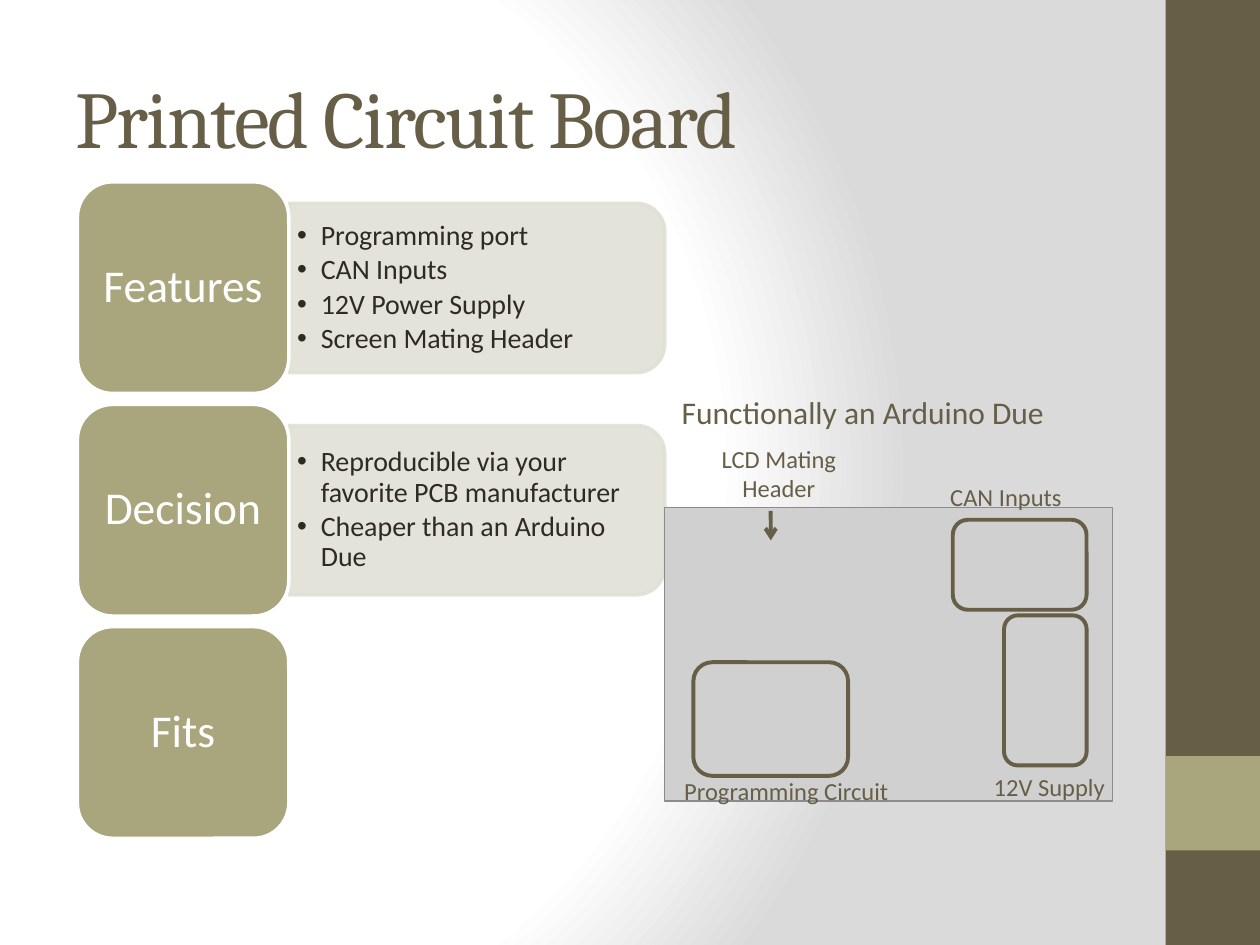
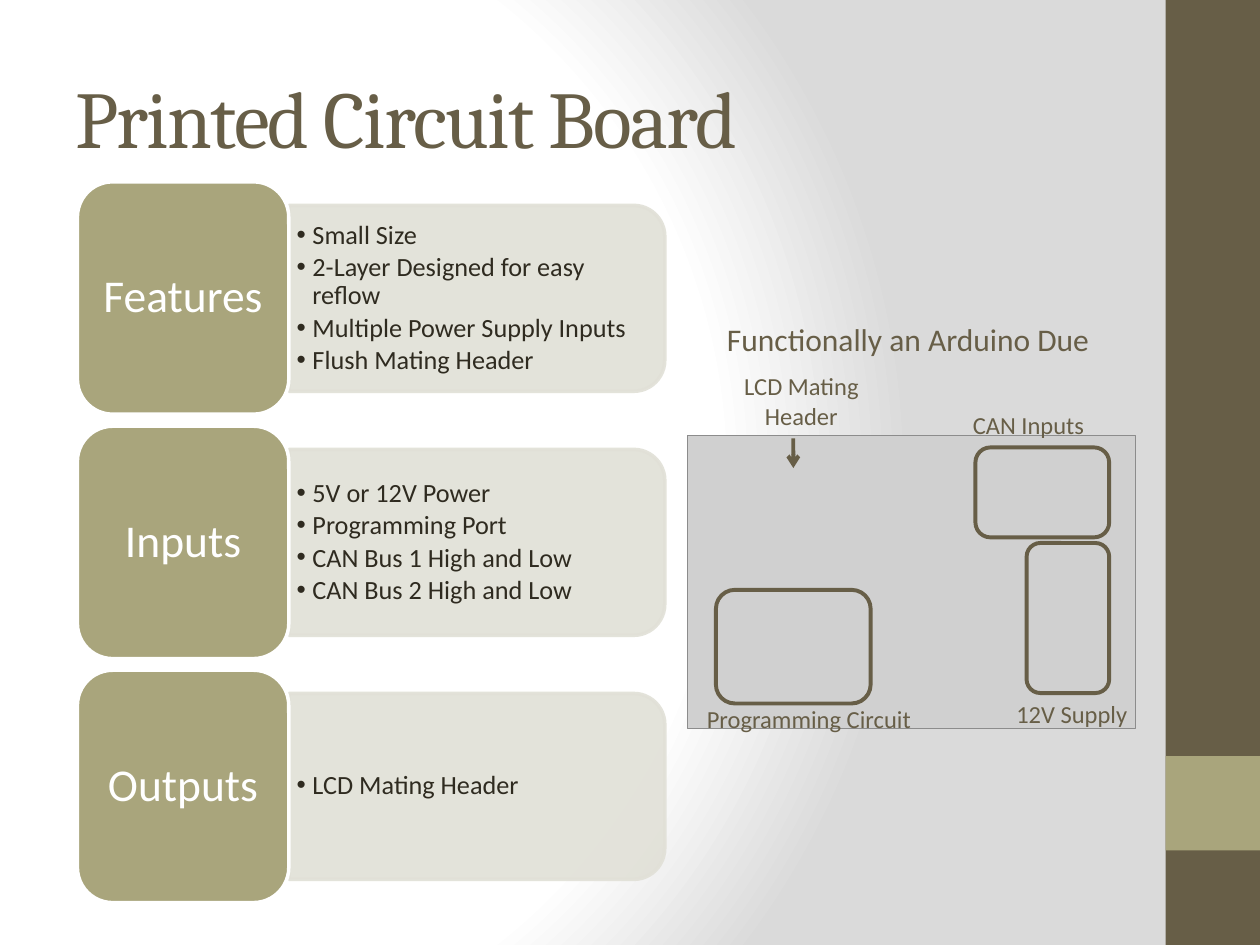
Before and after one commit to noahterickson/DigitalDash, a slide deck: slide 8 of Documentation/Capstone Documents/Presentation/finalPresentation.pptx. Drawn at 1260x945 pixels with LibreOffice and Linux fonts; fonts in the diff are those of the drawing; grey boxes stand for pictures. Boxes give left, top, right and bottom in pixels: in the first picture for what was removed or moved away, otherwise in the second. Text is boxed around its words. In the diff, an @@ line names an element or a change of style, - is before the commit and + after.

```diff
--- a/Documentation/Capstone Documents/Presentation/finalPresentation.pptx
+++ b/Documentation/Capstone Documents/Presentation/finalPresentation.pptx
@@ rounded rectangle resized from (x1=77, y1=181, x2=289, y2=393) to (x1=77, y1=181, x2=289, y2=413) @@
@@ text "Features" moved from (x1=103, y1=273, x2=262, y2=302) to (x1=103, y1=283, x2=262, y2=312) @@
@@ round same rect resized from (x1=289, y1=203, x2=664, y2=372) to (x1=290, y1=205, x2=665, y2=392) @@
@@ text at (x1=312, y1=225, x2=626, y2=374): text changed; size 16 to 15 pt @@
-  •• Programming port
-  •• CAN Inputs
-  •• 12V Power Supply
-  •• Screen Mating Header
+  •• Small Size
+  •• 2-Layer Designed for easy reflow
+  •• Multiple Power Supply Inputs
+  •• Flush Mating Header
@@ text "Functionally an Arduino Due" moved from (x1=682, y1=402, x2=1044, y2=429) to (x1=727, y1=329, x2=1089, y2=356) @@
@@ text "LCD Mating" moved from (x1=722, y1=451, x2=836, y2=497) to (x1=744, y1=378, x2=859, y2=425) @@
@@ rounded rectangle resized from (x1=77, y1=404, x2=289, y2=616) to (x1=77, y1=426, x2=289, y2=658) @@
@@ round same rect resized from (x1=289, y1=426, x2=664, y2=595) to (x1=290, y1=449, x2=665, y2=635) @@
@@ picture moved from (x1=665, y1=508, x2=1114, y2=801) to (x1=688, y1=435, x2=1137, y2=728) @@
@@ 3 texts, 1 rounded rectangle, 1 arrow moved together from (x1=684, y1=490, x2=1105, y2=804) to (x1=707, y1=418, x2=1128, y2=732) @@
@@ rounded rectangle moved from (x1=953, y1=520, x2=1086, y2=610) to (x1=975, y1=447, x2=1109, y2=537) @@
@@ text removed at (x1=321, y1=451, x2=620, y2=566) @@
-  •• Reproducible via your favorite PCB manufacturer
-  •• Cheaper than an Arduino Due
@@ text removed at (x1=105, y1=493, x2=261, y2=524) @@
-Decision
@@ rounded rectangle moved from (x1=693, y1=663, x2=848, y2=776) to (x1=716, y1=590, x2=871, y2=703) @@
@@ rounded rectangle resized from (x1=77, y1=626, x2=289, y2=838) to (x1=77, y1=670, x2=289, y2=902) @@
@@ text removed at (x1=151, y1=716, x2=215, y2=747) @@
-Fits
@@ group added at (x1=108, y1=485, x2=665, y2=879): 4 texts, 1 round same rect @@
+  •• 5V or 12V Power
+  •• Programming Port
+  •• CAN Bus 1 High and Low
+  •• CAN Bus 2 High and Low
+Inputs
+  •• LCD Mating Header
+Outputs
```
Also in this commit, not shown: 3 other slides changed, 6 slides added, 2 slides removed.
